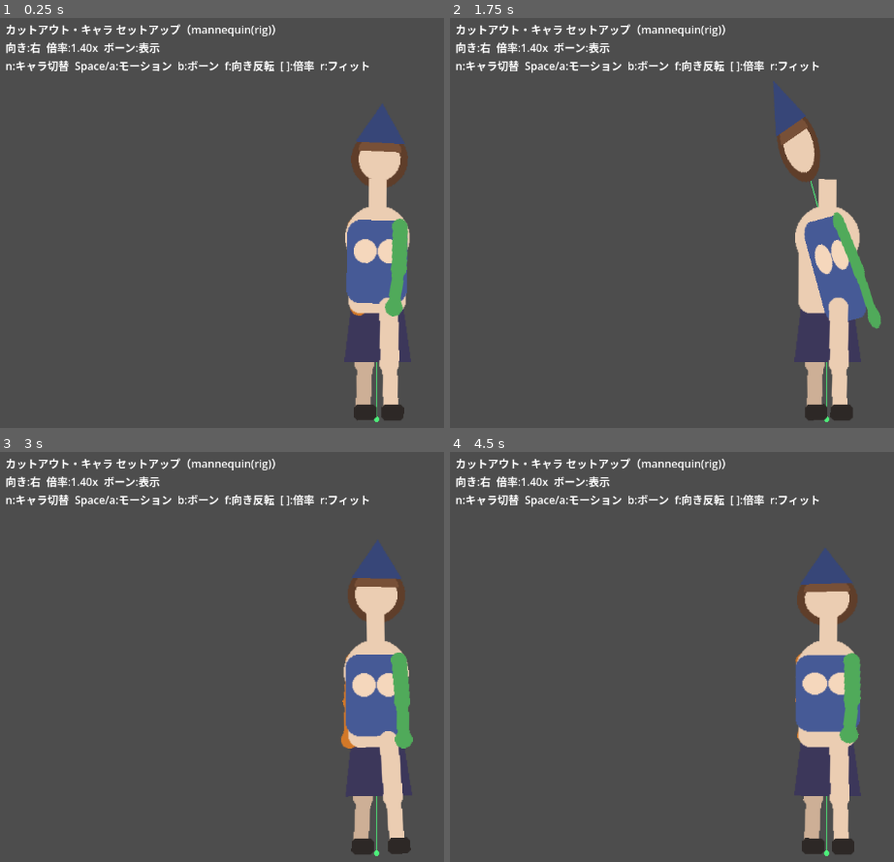
Above: before the commit, frames 1-4 (two rows, left to right).
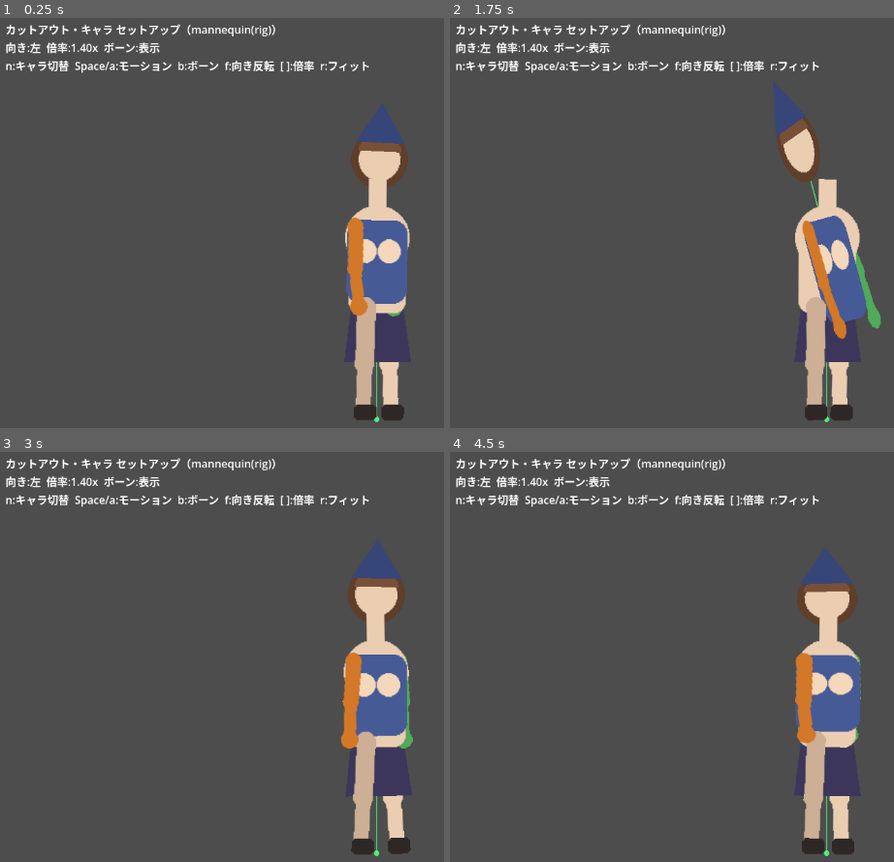
Above: after the commit, the same moments.

Repository: kyamamoto5963/5001_KeyInputGame
Game: Godot game, scene res://scenes/char_setup/char_setup.tscn
Two runs of this game, one before a commit and one after it. Both use one fixed random seed, a clock stepped at 60 frames per second and the inputs below. This scene is started directly instead of the project's main scene.
Inputs:
- Up to frame 1 (0.25 s): no input
- Up to frame 2 (1.75 s): tap Enter (confirm) at 0.5, 0.6 s; hold Right (move_right) 0.53-1.28 s; tap Space at 0.77, 1.52 s; hold Down (move_down) from 1.28 s (still down); tap W (end_turn) at 1.35 s
- Up to frame 3 (3 s): release Down (move_down) at 2.03 s; hold Right (move_right) 2.03-2.78 s; tap Q (face) at 2.1 s; hold Up (move_up) from 2.78 s (still down); tap R (parry_attack) at 2.85 s
- Up to frame 4 (4.5 s): tap Space at 3.02, 3.77 s; release Up (move_up) at 3.53 s; hold Left (move_left) from 3.53 s (still down); tap I at 3.6 s; tap K at 4.35 s

The runs differ from the first frame. In frame 1, 2.7% of the frame differs, in the area x 6-92%, y 5-84%; in frame 2, 2.3%; in frame 3, 2.6%; in frame 4, 2.7%.

Commit message:
change(char): 標準の作画向きを「向かって左」に変更(art_facing既定=-1)
- 描きやすさ優先で左向きを標準化(flip前 char_002 の向き)
- CutoutCharacter: art_facing 既定を -1 に、art_facing() ゲッタ追加
- char_setup: 既定で素材のネイティブ向き表示(描いた通りに出る)
- char_002 / mannequin の art_facing を -1 へ、docs 12/13・memory を更新

Co-Authored-By: Claude Opus 4.8 <noreply@anthropic.com>

Diff:
--- a/dev/assets/char/char_002/parts.json
+++ b/dev/assets/char/char_002/parts.json
@@ -1,6 +1,6 @@
 {
   "source": "char_002.png (resized 1/4 -> 256x384)",
-  "art_facing": 1,
+  "art_facing": -1,
   "canvas": [
     256,
     384
--- a/dev/data/characters/mannequin.json
+++ b/dev/data/characters/mannequin.json
@@ -1,7 +1,7 @@
 {
   "id": "mannequin",
   "skeleton": "humanoid_v1",
-  "art_facing": 1,
+  "art_facing": -1,
   "parts": {
     "body": "base",
     "lower": "skirt",
--- a/dev/scenes/char_setup/char_setup.gd
+++ b/dev/scenes/char_setup/char_setup.gd
@@ -44,7 +44,7 @@
 		_char.build_rig(SKELETON, entry["src"], 1.0)
 	else:
 		_char.build(entry["src"], 1.0)
-	_facing = 1
+	_facing = _char.art_facing()   # 既定は素材のネイティブ向き（標準＝向かって左）で表示
 	_char.set_facing(_facing)
 	_fit_scale()
 	_place_char()
--- a/dev/scripts/cutout_character.gd
+++ b/dev/scripts/cutout_character.gd
@@ -47,9 +47,9 @@
 		push_error("parts.json を読めません: " + dir)
 		return false
 
-	_art_facing = signi(int(meta.get("art_facing", 1)))   # 既定=右向き（本チャンデータ）
+	_art_facing = signi(int(meta.get("art_facing", -1)))   # 既定=向かって左向き（標準の作画向き）
 	if _art_facing == 0:
-		_art_facing = 1
+		_art_facing = -1
 	var j: Dictionary = meta["joints"]
 	_joints = {
 		"neck": _v2(j["neck"]),
@@ -92,9 +92,9 @@
 		push_error("skeleton/character を読めません: %s / %s" % [skeleton_path, character_path])
 		return false
 
-	_art_facing = signi(int(char.get("art_facing", 1)))
+	_art_facing = signi(int(char.get("art_facing", -1)))   # 既定=向かって左向き
 	if _art_facing == 0:
-		_art_facing = 1
+		_art_facing = -1
 	var bones_def: Dictionary = skel["bones"]
 	var slots_def: Dictionary = skel.get("slots", {})
 	var feet_pos := _v2(bones_def["feet"]["pos"])
@@ -185,6 +185,11 @@
 	return maxf(1.0, _joints["feet"].y - _content_top)
 
 
+## 原画が向いている方向(+1=右 / -1=左)。プレビューでネイティブ表示したい時に使う。
+func art_facing() -> int:
+	return _art_facing
+
+
 func set_facing(f: int) -> void:
 	if f != 0:
 		_facing = signi(f)
Not shown, changed: docs/12_character-rig.md
Not shown, changed: docs/13_ai-asset-spec.md
